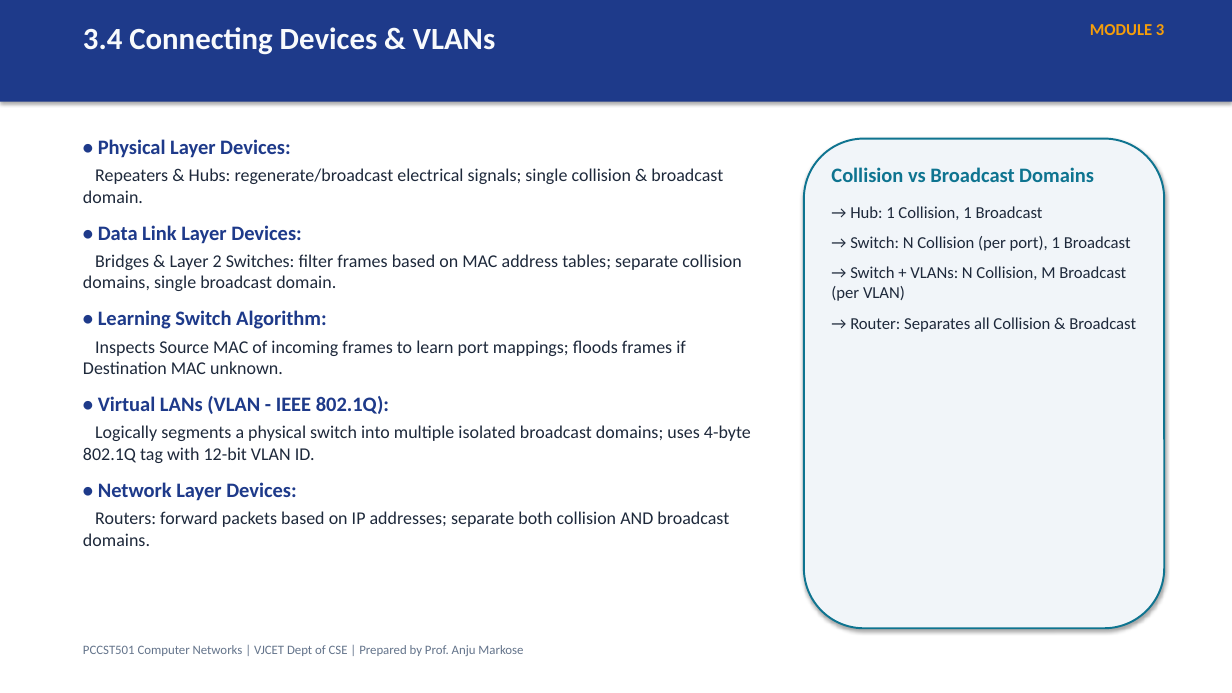
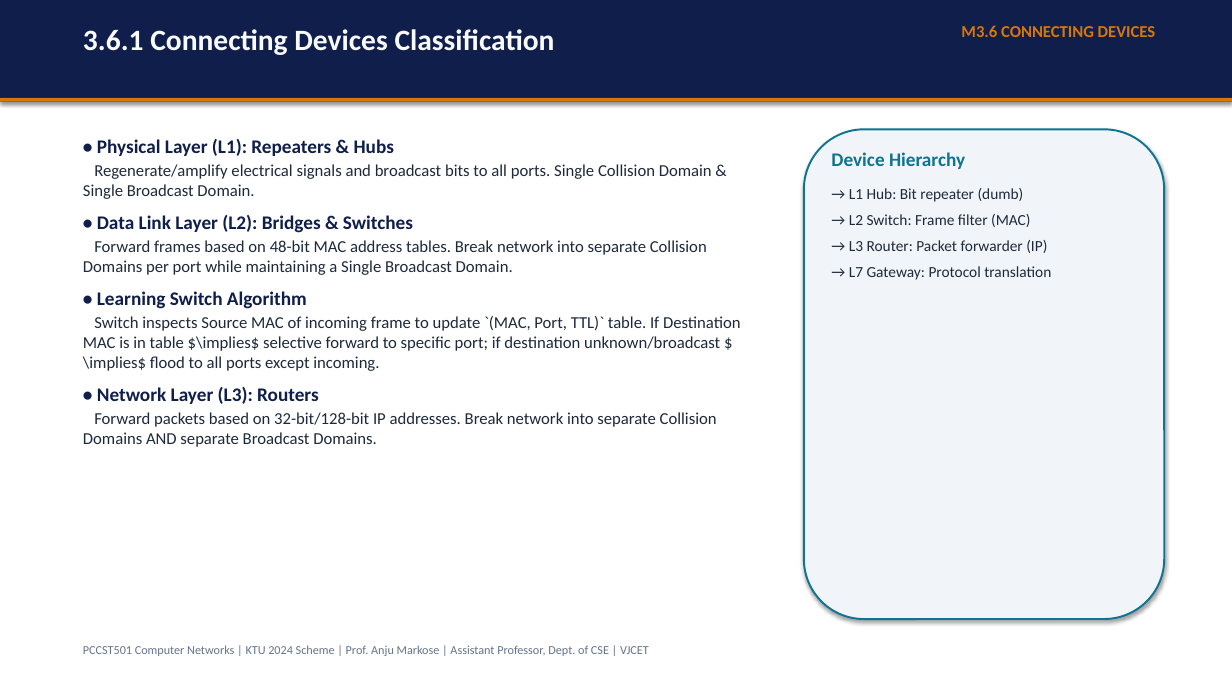
Before and after one commit to CSDVJCET/PCCST501-CN-2024, a slide deck: slide 22 of assets/ppts/Module_3_DataLink_Layer_and_WLAN.pptx (slide 5 before the commit). Drawn at 1232x693 pixels with LibreOffice and Linux fonts; fonts in the diff are those of the drawing. Boxes give left, top, right and bottom in pixels: in the first picture for what was removed or moved away, otherwise in the second. Text is boxed around its words. In the diff, an @@ line names an element or a change of style, - is before the commit and + after.

```diff
--- a/assets/ppts/Module_3_DataLink_Layer_and_WLAN.pptx
+++ b/assets/ppts/Module_3_DataLink_Layer_and_WLAN.pptx
@@ rectangle at <box>0,0,1232,102</box>: fill #1E3A8A to #0F1E4A @@
@@ text at <box>83,29,555,55</box>: text changed; size 24 to 23 pt @@
-3.4 Connecting Devices & VLANs
+3.6.1 Connecting Devices Classification
@@ text added at <box>961,25,1156,37</box>, 13 pt, text #D97706, bold @@
+M3.6 CONNECTING DEVICES
@@ text removed at <box>1090,24,1164,35</box> @@
-MODULE 3
@@ rectangle added at <box>0,98,1232,102</box>, fill #D97706 @@
@@ text at <box>83,139,740,447</box>: text changed; size 14 to 13 pt @@
-• Physical Layer Devices:
-Repeaters & Hubs: regenerate/broadcast electrical signals; single collision & broadcast domain.
-• Data Link Layer Devices:
-Bridges & Layer 2 Switches: filter frames based on MAC address tables; separate collision domains, single broadcast domain.
-• Learning Switch Algorithm:
-Inspects Source MAC of incoming frames to learn port mappings; floods frames if Destination MAC unknown.
-• Virtual LANs (VLAN - IEEE 802.1Q):
-Logically segments a physical switch into multiple isolated broadcast domains; uses 4-byte 802.1Q tag with 12-bit VLAN ID.
-• Network Layer Devices:
-Routers: forward packets based on IP addresses; separate both collision AND broadcast domains.
+• Physical Layer (L1): Repeaters & Hubs
+Regenerate/amplify electrical signals and broadcast bits to all ports. Single Collision Domain & Single Broadcast Domain.
+• Data Link Layer (L2): Bridges & Switches
+Forward frames based on 48-bit MAC address tables. Break network into separate Collision Domains per port while maintaining a Single Broadcast Domain.
+• Learning Switch Algorithm
+Switch inspects Source MAC of incoming frame to update `(MAC, Port, TTL)` table. If Destination MAC is in table $\implies$ selective forward to specific port; if destination unknown/broadcast $\implies$ flood to all ports except incoming.
+• Network Layer (L3): Routers
+Forward packets based on 32-bit/128-bit IP addresses. Break network into separate Collision Domains AND separate Broadcast Domains.
@@ rounded rectangle: place and size @@
-rounded rectangle at <box>804,139,1165,628</box>
+rounded rectangle at <box>804,129,1165,619</box>
@@ text at <box>831,152,1051,280</box>: text changed; size 13 to 12 pt @@
-Collision vs Broadcast Domains
-→ Hub: 1 Collision, 1 Broadcast
-→ Switch: N Collision (per port), 1 Broadcast
-→ Switch + VLANs: N Collision, M Broadcast (per VLAN)
-→ Router: Separates all Collision & Broadcast
+Device Hierarchy
+→ L1 Hub: Bit repeater (dumb)
+→ L2 Switch: Frame filter (MAC)
+→ L3 Router: Packet forwarder (IP)
+→ L7 Gateway: Protocol translation
@@ text at <box>83,645,649,656</box>: text changed; size 10 to 9.5 pt @@
-PCCST501 Computer Networks | VJCET Dept of CSE | Prepared by Prof. Anju Markose
+PCCST501 Computer Networks | KTU 2024 Scheme | Prof. Anju Markose | Assistant Professor, Dept. of CSE | VJCET
```
Also in this commit, not shown: 1 other slide changed, 30 slides added, 4 slides removed, 54 other files.
